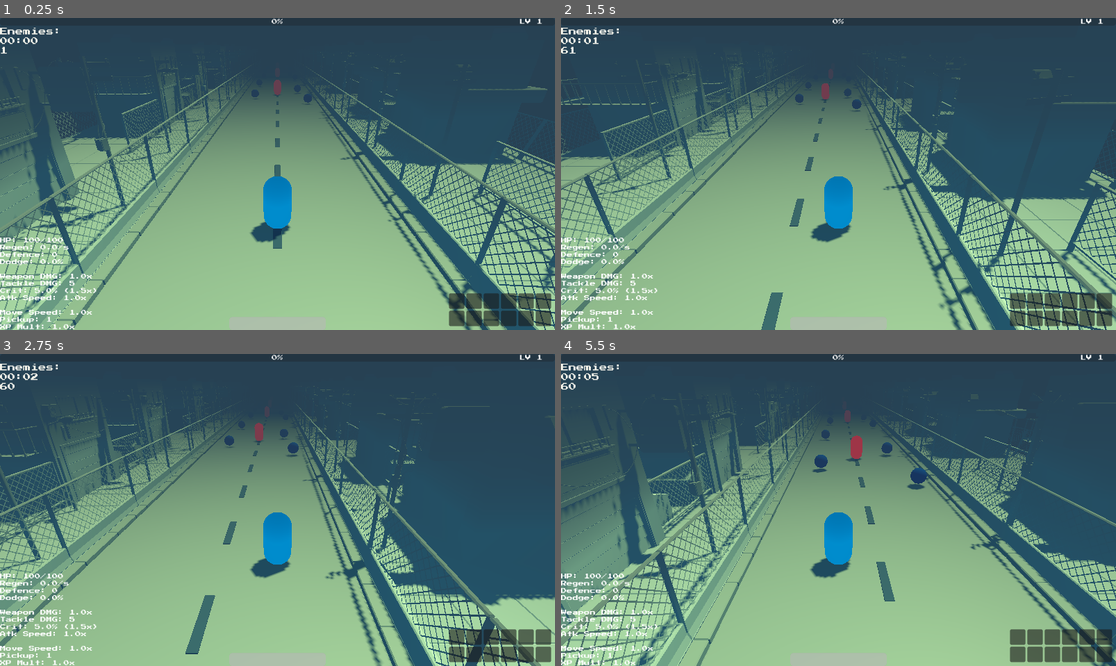
Above: before the commit, frames 1-4 (two rows, left to right).
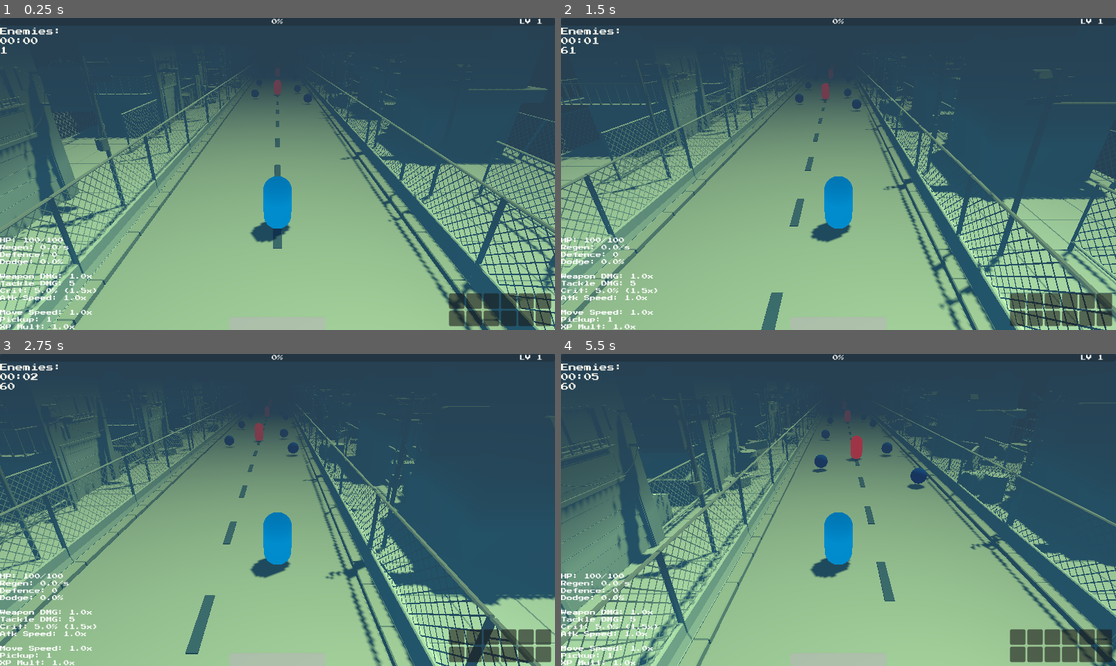
Above: after the commit, the same moments.

Repository: 100-Devs-1-Game/EscapeForHelp
Game: Godot game, scene res://root.tscn
Same seed, same stepped clock (60 frames per second), same inputs: the game is played once before the commit and once after it. Sound files missing from this copy of the repository are replaced by a short silence.
Inputs (mouse positions are in pixels of both pictures, inside the frame that each line leads up to):
- Up to frame 1 (0.25 s): no input
- Up to frame 2 (1.5 s): move the mouse to (960, 158) at 0.52 s; press the mouse at (960, 158) at 0.53 s; hold D (move_right) 0.53-1.28 s; move the mouse to (727, 189) at 1.27 s; release the mouse at (727, 189) at 1.28 s; hold A (move_left) from 1.28 s (still down); click (727, 189) at 1.35 s
- Up to frame 3 (2.75 s): move the mouse to (333, 441) at 2.02 s; release A (move_left) at 2.03 s; press the mouse at (333, 441) at 2.03 s; hold D (move_right) from 2.03 s (still down)
- Up to frame 4 (5.5 s): move the mouse to (810, 572) at 2.77 s; release the mouse at (810, 572) at 2.78 s; click (810, 572) at 2.85 s; move the mouse to (1005, 556) at 3.52 s; release D (move_right) at 3.53 s; press the mouse at (1005, 556) at 3.53 s; hold A (move_left) from 3.53 s (still down); move the mouse to (672, 463) at 4.27 s; release the mouse at (672, 463) at 4.28 s; click (672, 463) at 4.35 s; move the mouse to (866, 510) at 5.02 s; press the mouse at (866, 510) at 5.03 s

The runs differ from the first frame. In frame 1, 0.4% of the frame differs, in the area x 11-100%, y 17-78%; in frame 2, 0.6%; in frame 3, 0.5%; in frame 4, 1.4%, in the area x 15-86%, y 18-59%.

Commit message:
chore: update a few proto glb models

Diff:
--- a/src/levels/locations/prototype/location_part.tscn
+++ b/src/levels/locations/prototype/location_part.tscn
@@ -11,6 +11,10 @@
 [ext_resource type="PackedScene" uid="uid://6knv1jgv1adq" path="res://assets/prototype/pillar_electro_wires_01.glb" id="10_jky5n"]
 [ext_resource type="PackedScene" uid="uid://bht6hcq0dct5b" path="res://assets/prototype/pillar_light.glb" id="11_bmw6p"]
 [ext_resource type="PackedScene" uid="uid://b4d81n0w1n3rt" path="res://assets/prototype/pillar_electro.glb" id="12_no7tp"]
+[ext_resource type="PackedScene" uid="uid://newj2duowev" path="res://assets/prototype/block.glb" id="12_vwqlu"]
+[ext_resource type="PackedScene" uid="uid://cjew4tw8apxe3" path="res://assets/prototype/bottle_01.glb" id="13_55pgv"]
+[ext_resource type="PackedScene" uid="uid://dre83te142j4o" path="res://assets/prototype/open_box_01.glb" id="14_igsnc"]
+[ext_resource type="PackedScene" uid="uid://j83y147y10ly" path="res://assets/prototype/barrel_01.glb" id="15_jky5n"]
 
 [sub_resource type="WorldBoundaryShape3D" id="WorldBoundaryShape3D_kpj5x"]
 plane = Plane(1, 0, 0, 0)
@@ -365,3 +369,222 @@
 
 [node name="pillar_electro" parent="Decorations/Buildings2" instance=ExtResource("12_no7tp")]
 transform = Transform3D(0.9276669, -2.2256899e-08, 0.37340876, 0, 0.9999999, 5.960464e-08, -0.37340876, -5.5293253e-08, 0.9276668, -6.6535873, -0.28414702, -15.214318)
+
+[node name="Small Details" type="Node3D" parent="Decorations"]
+
+[node name="block" parent="Decorations/Small Details" instance=ExtResource("12_vwqlu")]
+transform = Transform3D(0.57908195, 0, 0.81526935, 0, 1, 0, -0.81526935, 0, 0.57908195, -8.766508, -4.7683716e-07, -14.265645)
+
+[node name="block2" parent="Decorations/Small Details" instance=ExtResource("12_vwqlu")]
+transform = Transform3D(0.6161566, 0, -0.7876237, 0, 1, 0, 0.7876237, 0, 0.6161566, -9.100794, -4.7683716e-07, -11.635945)
+
+[node name="Bottles" type="Node3D" parent="Decorations/Small Details"]
+
+[node name="bottle_01" parent="Decorations/Small Details/Bottles" instance=ExtResource("13_55pgv")]
+transform = Transform3D(1, 0, 0, 0, 1, 0, 0, 0, 1, -7.931522, 0.17762503, -4.338973)
+
+[node name="bottle_02" parent="Decorations/Small Details/Bottles" instance=ExtResource("13_55pgv")]
+transform = Transform3D(1, 0, 0, 0, 1, 0, 0, 0, 1, -8.179319, 0.17762503, -4.1973743)
+
+[node name="bottle_03" parent="Decorations/Small Details/Bottles" instance=ExtResource("13_55pgv")]
+transform = Transform3D(1, 0, 0, 0, 1, 0, 0, 0, 1, -8.683764, 0.17762503, -5.2062645)
+
+[node name="bottle_04" parent="Decorations/Small Details/Bottles" instance=ExtResource("13_55pgv")]
+transform = Transform3D(1, 0, 0, 0, 1, 0, 0, 0, 1, -8.710314, 0.17762503, -3.0468853)
+
+[node name="bottle_05" parent="Decorations/Small Details/Bottles" instance=ExtResource("13_55pgv")]
+transform = Transform3D(1, 0, 0, 0, 1, 0, 0, 0, 1, -5.9225907, 0.17762503, -4.896517)
+
+[node name="bottle_06" parent="Decorations/Small Details/Bottles" instance=ExtResource("13_55pgv")]
+transform = Transform3D(1, 0, 0, 0, 1, 0, 0, 0, 1, -6.001605, 0.17762503, -5.1127124)
+
+[node name="bottle_07" parent="Decorations/Small Details/Bottles" instance=ExtResource("13_55pgv")]
+transform = Transform3D(0.9755115, -0.21994837, -9.614248e-09, 0, -4.371139e-08, 1, -0.21994837, -0.9755115, -4.2640963e-08, -6.0506325, 0.2466208, -4.755096)
+
+[node name="bottle_08" parent="Decorations/Small Details/Bottles" instance=ExtResource("13_55pgv")]
+transform = Transform3D(0.76041734, 0, -0.64943475, 0, 1, 0, 0.64943475, 0, 0.76041734, -8.3658695, 0.17762491, -8.528492)
+
+[node name="bottle_09" parent="Decorations/Small Details/Bottles" instance=ExtResource("13_55pgv")]
+transform = Transform3D(0.76041734, 0, -0.64943475, 0, 1, 0, 0.64943475, 0, 0.76041734, -8.285549, 0.17762491, -8.744206)
+
+[node name="bottle_10" parent="Decorations/Small Details/Bottles" instance=ExtResource("13_55pgv")]
+transform = Transform3D(0.8846381, 0.4662785, 2.0381684e-08, 8.6642825e-16, -4.371139e-08, 1, 0.4662785, -0.8846381, -3.8668755e-08, -8.5550785, 0.24662068, -8.504109)
+
+[node name="bottle_11" parent="Decorations/Small Details/Bottles" instance=ExtResource("13_55pgv")]
+transform = Transform3D(0.76041734, 0, -0.64943475, 0, 1, 0, 0.64943475, 0, 0.76041734, -8.690955, 0.17762491, -13.127855)
+
+[node name="bottle_12" parent="Decorations/Small Details/Bottles" instance=ExtResource("13_55pgv")]
+transform = Transform3D(0.76041734, 0, -0.64943475, 0, 1, 0, 0.64943475, 0, 0.76041734, -8.610635, 0.17762491, -13.34357)
+
+[node name="bottle_13" parent="Decorations/Small Details/Bottles" instance=ExtResource("13_55pgv")]
+transform = Transform3D(0.8846381, 0.4662785, 2.0381684e-08, 8.6642825e-16, -4.371139e-08, 1, 0.4662785, -0.8846381, -3.8668755e-08, -8.880164, 0.24662068, -13.103473)
+
+[node name="bottle_14" parent="Decorations/Small Details/Bottles" instance=ExtResource("13_55pgv")]
+transform = Transform3D(0.76041734, 0, -0.64943475, 0, 1, 0, 0.64943475, 0, 0.76041734, -8.3142, 0.17762491, -18.713634)
+
+[node name="bottle_15" parent="Decorations/Small Details/Bottles" instance=ExtResource("13_55pgv")]
+transform = Transform3D(0.76041734, 0, -0.64943475, 0, 1, 0, 0.64943475, 0, 0.76041734, -8.23388, 0.17762491, -18.929348)
+
+[node name="bottle_16" parent="Decorations/Small Details/Bottles" instance=ExtResource("13_55pgv")]
+transform = Transform3D(0.8846381, 0.4662785, 2.0381684e-08, 8.6642825e-16, -4.371139e-08, 1, 0.4662785, -0.8846381, -3.8668755e-08, -8.503409, 0.24662068, -18.68925)
+
+[node name="bottle_17" parent="Decorations/Small Details/Bottles" instance=ExtResource("13_55pgv")]
+transform = Transform3D(0.9991294, 0, 0.04171875, 0, 1, 0, -0.04171875, 0, 0.9991294, -5.9053144, 0.17762491, -23.129004)
+
+[node name="bottle_18" parent="Decorations/Small Details/Bottles" instance=ExtResource("13_55pgv")]
+transform = Transform3D(0.9991294, 0, 0.04171875, 0, 1, 0, -0.04171875, 0, 0.9991294, -5.9932795, 0.17762491, -23.341713)
+
+[node name="bottle_19" parent="Decorations/Small Details/Bottles" instance=ExtResource("13_55pgv")]
+transform = Transform3D(0.9654863, -0.2604541, -1.1384802e-08, 7.813072e-16, -4.3711385e-08, 1, -0.2604541, -0.9654863, -4.2202743e-08, -6.027345, 0.24662068, -22.982363)
+
+[node name="open_box_01" parent="Decorations/Small Details" instance=ExtResource("14_igsnc")]
+transform = Transform3D(0.8661999, 0, -0.49969766, 0, 1, 0, 0.49969766, 0, 0.8661999, -7.7626796, 0.16665477, -6.469262)
+
+[node name="open_box_02" parent="Decorations/Small Details" instance=ExtResource("14_igsnc")]
+transform = Transform3D(-0.91967076, 0, -0.39269027, 0, 1, 0, 0.39269027, 0, -0.91967076, -8.123271, 0.16665477, -22.239603)
+
+[node name="open_box_03" parent="Decorations/Small Details" instance=ExtResource("14_igsnc")]
+transform = Transform3D(-0.91967076, 0, -0.39269027, 0, 1, 0, 0.39269027, 0, -0.91967076, -10.279264, 0.16665381, -18.535347)
+
+[node name="open_box_04" parent="Decorations/Small Details" instance=ExtResource("14_igsnc")]
+transform = Transform3D(-0.9175327, 0, 0.39766032, 0, 1, 0, -0.39766032, 0, -0.9175327, -13.179823, 0.16665381, -18.65649)
+
+[node name="open_box_05" parent="Decorations/Small Details" instance=ExtResource("14_igsnc")]
+transform = Transform3D(-0.9175327, 0, 0.39766032, 0, 1, 0, -0.39766032, 0, -0.9175327, -10.486444, 0.05321759, -13.293317)
+
+[node name="barrel_01" parent="Decorations/Small Details" instance=ExtResource("15_jky5n")]
+transform = Transform3D(1, 0, 0, 0, 1, 0, 0, 0, 1, -8.148416, 0.15933502, -9.9450445)
+
+[node name="barrel_02" parent="Decorations/Small Details" instance=ExtResource("15_jky5n")]
+transform = Transform3D(1, 0, 0, 0, 1, 0, 0, 0, 1, -13.548279, 0.15933454, -3.5580316)
+
+[node name="barrel_03" parent="Decorations/Small Details" instance=ExtResource("15_jky5n")]
+transform = Transform3D(1, 0, 0, 0, 1, 0, 0, 0, 1, -13.084194, 0.15933454, -1.8372266)
+
+[node name="barrel_05" parent="Decorations/Small Details" instance=ExtResource("15_jky5n")]
+transform = Transform3D(0.9387639, 0, -0.344561, 0, 1, 0, 0.344561, 0, 0.9387639, -13.060993, 0.15933454, -16.539103)
+
+[node name="barrel_04" parent="Decorations/Small Details" instance=ExtResource("15_jky5n")]
+transform = Transform3D(-3.1245285e-08, 0.5242089, -0.85158974, -1, -5.9604645e-08, 0, -5.07587e-08, 0.8515897, 0.524209, -12.490443, 0.77272904, -17.86811)
+
+[node name="barrel_06" parent="Decorations/Small Details" instance=ExtResource("15_jky5n")]
+transform = Transform3D(-0.27118853, 0, -0.9625262, 0, 1, 0, 0.9625262, 0, -0.27118853, -13.1267185, 0.15933454, -12.616037)
+
+[node name="barrel_07" parent="Decorations/Small Details" instance=ExtResource("15_jky5n")]
+transform = Transform3D(4.819976e-08, -0.80865777, -0.5882795, -1, -5.9604645e-08, 0, -3.5064183e-08, 0.58827937, -0.80865777, -11.757692, 0.77272904, -12.149607)
+
+[node name="barrel_08" parent="Decorations/Small Details" instance=ExtResource("15_jky5n")]
+transform = Transform3D(-0.597947, 0, -0.80153555, 0, 1, 0, 0.80153555, 0, -0.597947, -6.995459, 0.15933454, -20.716047)
+
+[node name="barrel_09" parent="Decorations/Small Details" instance=ExtResource("15_jky5n")]
+transform = Transform3D(5.7560992e-08, -0.9657132, -0.25961146, -1, -5.9604645e-08, 0, -1.5474042e-08, 0.25961134, -0.96571326, -5.8843226, 0.77272904, -19.790213)
+
+[node name="Small Details2" type="Node3D" parent="Decorations"]
+transform = Transform3D(-1, 0, -8.742278e-08, 0, 1, 0, 8.742278e-08, 0, -1, 0, 0, -25)
+
+[node name="block" parent="Decorations/Small Details2" instance=ExtResource("12_vwqlu")]
+transform = Transform3D(0.57908195, 0, 0.81526935, 0, 1, 0, -0.81526935, 0, 0.57908195, -8.766508, 0.17194188, -14.265645)
+
+[node name="block2" parent="Decorations/Small Details2" instance=ExtResource("12_vwqlu")]
+transform = Transform3D(0.6161566, 0, -0.7876237, 0, 1, 0, 0.7876237, 0, 0.6161566, -9.100794, 0.17194188, -11.635945)
+
+[node name="Bottles" type="Node3D" parent="Decorations/Small Details2"]
+
+[node name="bottle_01" parent="Decorations/Small Details2/Bottles" instance=ExtResource("13_55pgv")]
+transform = Transform3D(1, 0, 0, 0, 1, 0, 0, 0, 1, -7.931522, 0.17762503, -4.338973)
+
+[node name="bottle_02" parent="Decorations/Small Details2/Bottles" instance=ExtResource("13_55pgv")]
+transform = Transform3D(1, 0, 0, 0, 1, 0, 0, 0, 1, -8.179319, 0.17762503, -4.1973743)
+
+[node name="bottle_03" parent="Decorations/Small Details2/Bottles" instance=ExtResource("13_55pgv")]
+transform = Transform3D(1, 0, 0, 0, 1, 0, 0, 0, 1, -8.683764, 0.17762503, -5.2062645)
+
+[node name="bottle_04" parent="Decorations/Small Details2/Bottles" instance=ExtResource("13_55pgv")]
+transform = Transform3D(1, 0, 0, 0, 1, 0, 0, 0, 1, -8.710314, 0.17762503, -3.0468853)
+
+[node name="bottle_05" parent="Decorations/Small Details2/Bottles" instance=ExtResource("13_55pgv")]
+transform = Transform3D(1, 0, 0, 0, 1, 0, 0, 0, 1, -5.9225907, 0.17762503, -4.896517)
+
+[node name="bottle_06" parent="Decorations/Small Details2/Bottles" instance=ExtResource("13_55pgv")]
+transform = Transform3D(1, 0, 0, 0, 1, 0, 0, 0, 1, -6.001605, 0.17762503, -5.1127124)
+
+[node name="bottle_07" parent="Decorations/Small Details2/Bottles" instance=ExtResource("13_55pgv")]
+transform = Transform3D(0.9755115, -0.21994837, -9.614248e-09, 0, -4.371139e-08, 1, -0.21994837, -0.9755115, -4.2640963e-08, -6.0506325, 0.2466208, -4.755096)
+
+[node name="bottle_08" parent="Decorations/Small Details2/Bottles" instance=ExtResource("13_55pgv")]
+transform = Transform3D(0.76041734, 0, -0.64943475, 0, 1, 0, 0.64943475, 0, 0.76041734, -8.3658695, 0.17762491, -8.528492)
+
+[node name="bottle_09" parent="Decorations/Small Details2/Bottles" instance=ExtResource("13_55pgv")]
+transform = Transform3D(0.76041734, 0, -0.64943475, 0, 1, 0, 0.64943475, 0, 0.76041734, -8.285549, 0.17762491, -8.744206)
+
+[node name="bottle_10" parent="Decorations/Small Details2/Bottles" instance=ExtResource("13_55pgv")]
+transform = Transform3D(0.8846381, 0.4662785, 2.0381684e-08, 8.6642825e-16, -4.371139e-08, 1, 0.4662785, -0.8846381, -3.8668755e-08, -8.5550785, 0.24662068, -8.504109)
+
+[node name="bottle_11" parent="Decorations/Small Details2/Bottles" instance=ExtResource("13_55pgv")]
+transform = Transform3D(0.76041734, 0, -0.64943475, 0, 1, 0, 0.64943475, 0, 0.76041734, -8.690955, 0.17762491, -13.127855)
+
+[node name="bottle_12" parent="Decorations/Small Details2/Bottles" instance=ExtResource("13_55pgv")]
+transform = Transform3D(0.76041734, 0, -0.64943475, 0, 1, 0, 0.64943475, 0, 0.76041734, -8.610635, 0.17762491, -13.34357)
+
+[node name="bottle_13" parent="Decorations/Small Details2/Bottles" instance=ExtResource("13_55pgv")]
+transform = Transform3D(0.8846381, 0.4662785, 2.0381684e-08, 8.6642825e-16, -4.371139e-08, 1, 0.4662785, -0.8846381, -3.8668755e-08, -8.880164, 0.24662068, -13.103473)
+
+[node name="bottle_14" parent="Decorations/Small Details2/Bottles" instance=ExtResource("13_55pgv")]
+transform = Transform3D(0.76041734, 0, -0.64943475, 0, 1, 0, 0.64943475, 0, 0.76041734, -8.3142, 0.17762491, -18.713634)
+
+[node name="bottle_15" parent="Decorations/Small Details2/Bottles" instance=ExtResource("13_55pgv")]
+transform = Transform3D(0.76041734, 0, -0.64943475, 0, 1, 0, 0.64943475, 0, 0.76041734, -8.23388, 0.17762491, -18.929348)
+
+[node name="bottle_16" parent="Decorations/Small Details2/Bottles" instance=ExtResource("13_55pgv")]
+transform = Transform3D(0.8846381, 0.4662785, 2.0381684e-08, 8.6642825e-16, -4.371139e-08, 1, 0.4662785, -0.8846381, -3.8668755e-08, -8.503409, 0.24662068, -18.68925)
+
+[node name="bottle_17" parent="Decorations/Small Details2/Bottles" instance=ExtResource("13_55pgv")]
+transform = Transform3D(0.9991294, 0, 0.04171875, 0, 1, 0, -0.04171875, 0, 0.9991294, -5.9053144, 0.17762491, -23.129004)
+
+[node name="bottle_18" parent="Decorations/Small Details2/Bottles" instance=ExtResource("13_55pgv")]
+transform = Transform3D(0.9991294, 0, 0.04171875, 0, 1, 0, -0.04171875, 0, 0.9991294, -5.9932795, 0.17762491, -23.341713)
+
+[node name="bottle_19" parent="Decorations/Small Details2/Bottles" instance=ExtResource("13_55pgv")]
+transform = Transform3D(0.9654863, -0.2604541, -1.1384802e-08, 7.813072e-16, -4.3711385e-08, 1, -0.2604541, -0.9654863, -4.2202743e-08, -6.027345, 0.24662068, -22.982363)
+
+[node name="open_box_01" parent="Decorations/Small Details2" instance=ExtResource("14_igsnc")]
+transform = Transform3D(0.8661999, 0, -0.49969766, 0, 1, 0, 0.49969766, 0, 0.8661999, -7.7626796, 0.16665477, -6.469262)
+
+[node name="open_box_02" parent="Decorations/Small Details2" instance=ExtResource("14_igsnc")]
+transform = Transform3D(-0.91967076, 0, -0.39269027, 0, 1, 0, 0.39269027, 0, -0.91967076, -8.123271, 0.16665477, -22.239603)
+
+[node name="open_box_03" parent="Decorations/Small Details2" instance=ExtResource("14_igsnc")]
+transform = Transform3D(-0.91967076, 0, -0.39269027, 0, 1, 0, 0.39269027, 0, -0.91967076, -10.279264, 0.16665381, -18.535347)
+
+[node name="open_box_04" parent="Decorations/Small Details2" instance=ExtResource("14_igsnc")]
+transform = Transform3D(-0.9175327, 0, 0.39766032, 0, 1, 0, -0.39766032, 0, -0.9175327, -13.179823, 0.16665381, -18.65649)
+
+[node name="open_box_05" parent="Decorations/Small Details2" instance=ExtResource("14_igsnc")]
+transform = Transform3D(-0.9175327, 0, 0.39766032, 0, 1, 0, -0.39766032, 0, -0.9175327, -10.486444, 0.05321759, -13.293317)
+
+[node name="barrel_01" parent="Decorations/Small Details2" instance=ExtResource("15_jky5n")]
+transform = Transform3D(1, 0, 0, 0, 1, 0, 0, 0, 1, -8.148416, 0.15933502, -9.9450445)
+
+[node name="barrel_02" parent="Decorations/Small Details2" instance=ExtResource("15_jky5n")]
+transform = Transform3D(1, 0, 0, 0, 1, 0, 0, 0, 1, -13.548279, 0.15933454, -3.5580316)
+
+[node name="barrel_03" parent="Decorations/Small Details2" instance=ExtResource("15_jky5n")]
+transform = Transform3D(1, 0, 0, 0, 1, 0, 0, 0, 1, -13.084194, 0.15933454, -1.8372266)
+
+[node name="barrel_05" parent="Decorations/Small Details2" instance=ExtResource("15_jky5n")]
+transform = Transform3D(0.9387639, 0, -0.344561, 0, 1, 0, 0.344561, 0, 0.9387639, -13.060993, 0.15933454, -16.539103)
+
+[node name="barrel_04" parent="Decorations/Small Details2" instance=ExtResource("15_jky5n")]
+transform = Transform3D(-3.1245285e-08, 0.5242089, -0.85158974, -1, -5.9604645e-08, 0, -5.07587e-08, 0.8515897, 0.524209, -12.490443, 0.77272904, -17.86811)
+
+[node name="barrel_06" parent="Decorations/Small Details2" instance=ExtResource("15_jky5n")]
+transform = Transform3D(-0.27118853, 0, -0.9625262, 0, 1, 0, 0.9625262, 0, -0.27118853, -13.1267185, 0.15933454, -12.616037)
+
+[node name="barrel_07" parent="Decorations/Small Details2" instance=ExtResource("15_jky5n")]
+transform = Transform3D(4.819976e-08, -0.80865777, -0.5882795, -1, -5.9604645e-08, 0, -3.5064183e-08, 0.58827937, -0.80865777, -11.757692, 0.77272904, -12.149607)
+
+[node name="barrel_08" parent="Decorations/Small Details2" instance=ExtResource("15_jky5n")]
+transform = Transform3D(-0.597947, 0, -0.80153555, 0, 1, 0, 0.80153555, 0, -0.597947, -6.995459, 0.15933454, -20.716047)
+
+[node name="barrel_09" parent="Decorations/Small Details2" instance=ExtResource("15_jky5n")]
+transform = Transform3D(5.7560992e-08, -0.9657132, -0.25961146, -1, -5.9604645e-08, 0, -1.5474042e-08, 0.25961134, -0.96571326, -5.8843226, 0.77272904, -19.790213)
Binary file changed: src/assets/prototype/block.glb
Binary file changed: src/assets/prototype/fence_02.glb
Binary file changed: src/assets/prototype/trash_01.glb
Not shown: 1 places in src/levels/locations/prototype/location_part.tscn that only renumber resources
